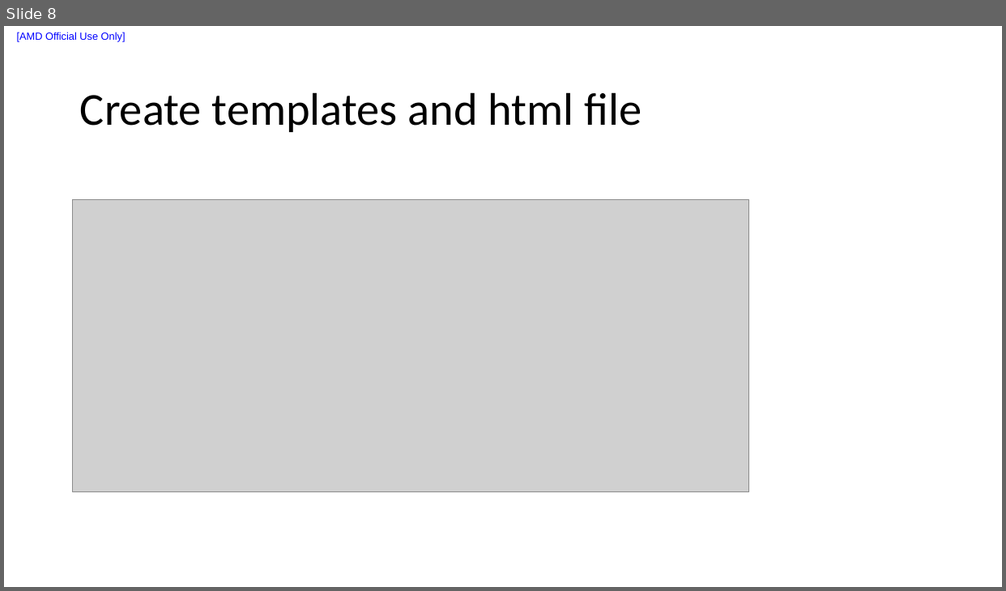
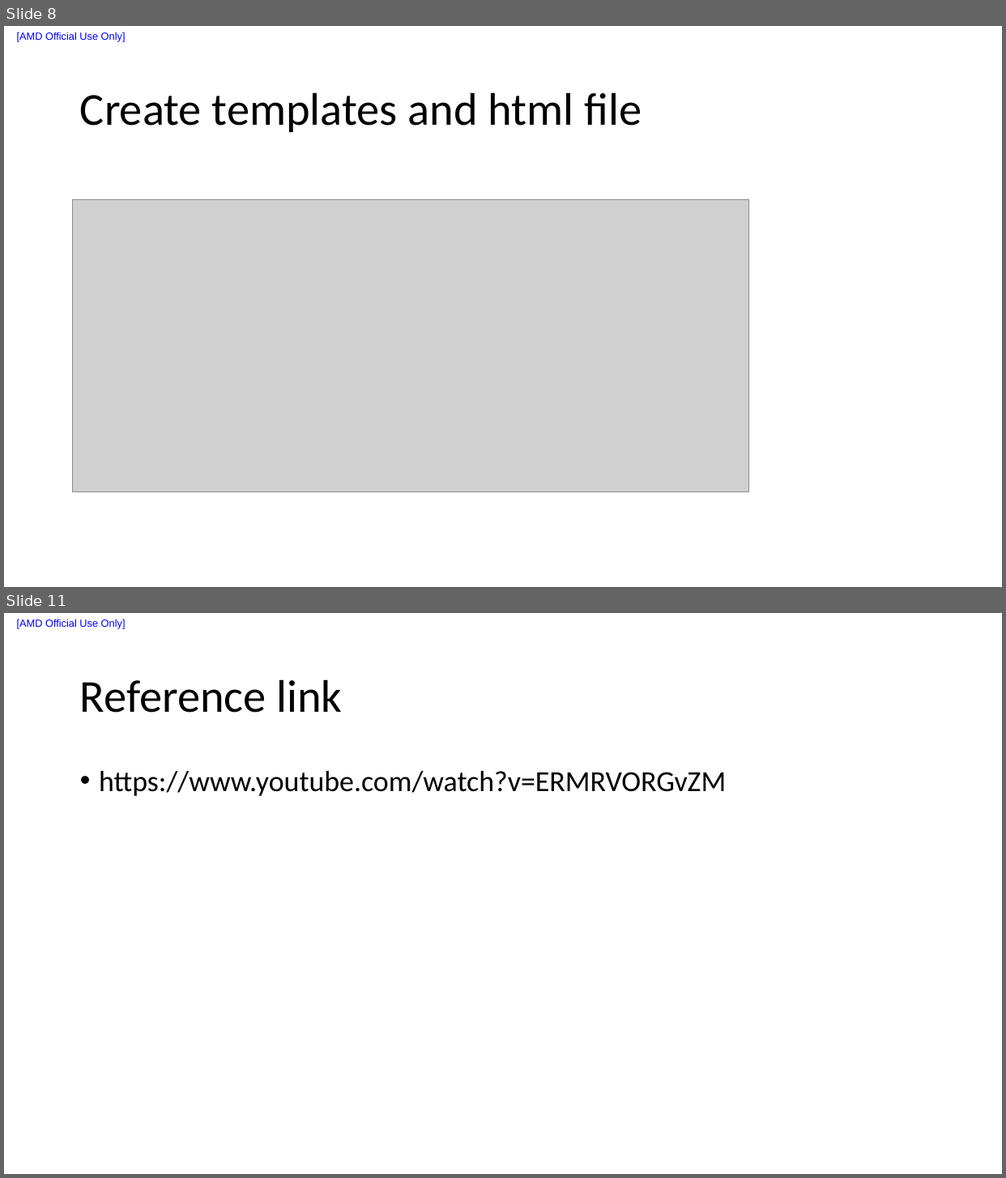
Before and after one commit to liuxu-github-ui/Django, a slide deck: Create new app.pptx. Shown one above the other, each under a label of ours: slide 8 before the commit, slides 8 and 11 after it; the slides between them are not shown. The pictures are 1006x591 and 1006x1178 pixels, drawn with LibreOffice and Linux fonts; fonts in the diff are those of the drawing; grey boxes stand for pictures. Boxes give left, top, right and bottom in pixels: in the first picture for what was removed or moved away, otherwise in the second. Text is boxed around its words. In the diff, an @@ line names an element or a change of style, - is before the commit and + after.

```diff
--- a/Create new app.pptx
+++ b/Create new app.pptx
@@ slide 11 added at [4,613,1002,1174], background #FFFFFF; not listed: 1 template element that a slide beside it also shows @@
@@ title added at [80,679,342,713], 44 pt, text #000000 @@
+Reference link
@@ text added at [99,771,726,796], 28 pt, text #000000 @@
+• https://www.youtube.com/watch?v=ERMRVORGvZM
```
Also in this commit, not shown: 1 slide changed, 9 other slides added, 8 other files.
